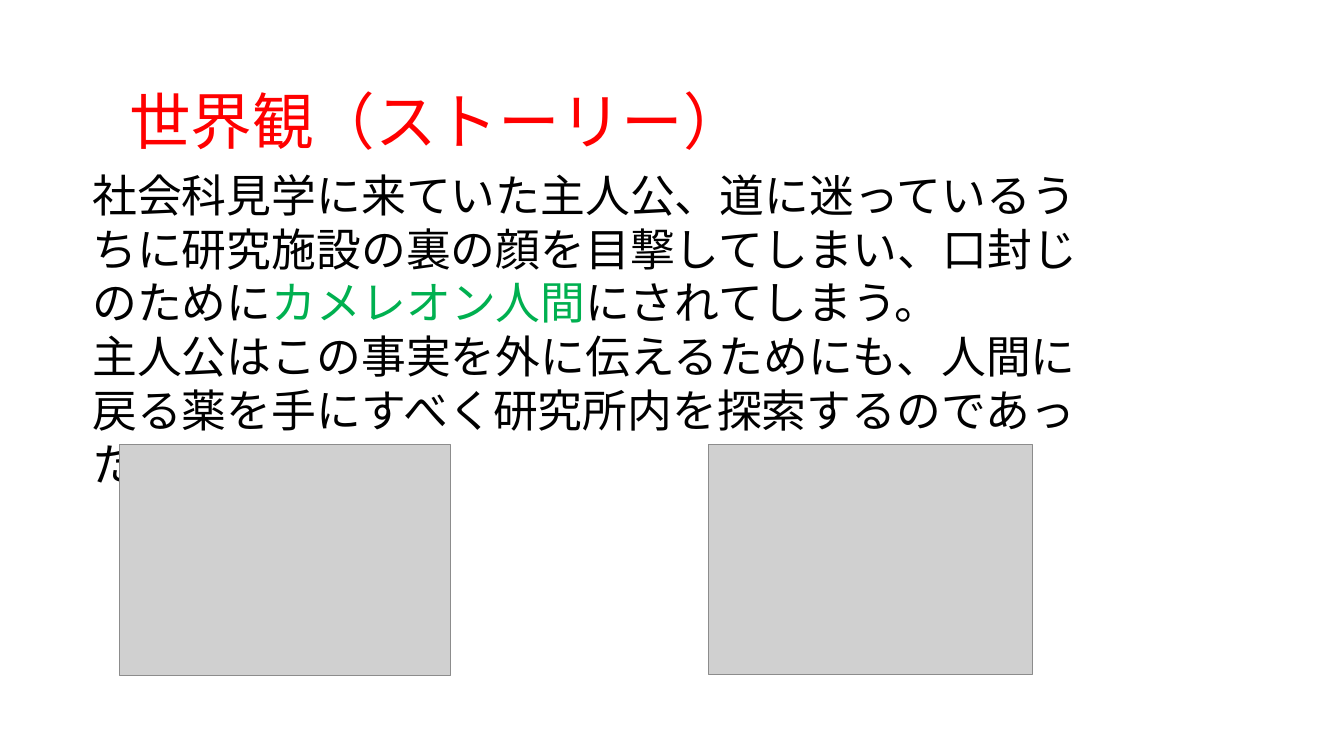
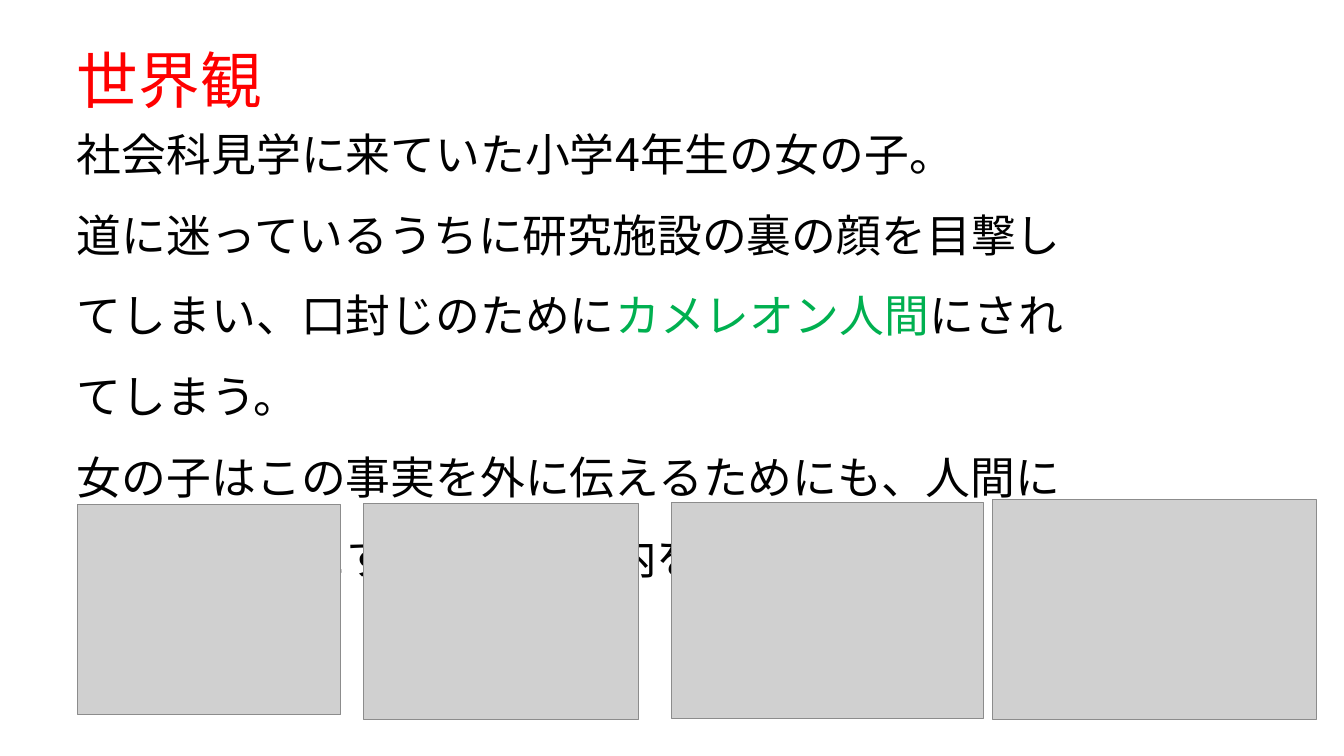
Before and after one commit to 1601323/Gameproject, a slide deck: slide 2 of ヴィリレオン.pptx. Drawn at 1344x756 pixels with LibreOffice and Linux fonts; fonts in the diff are those of the drawing; grey boxes stand for pictures. Boxes give left, top, right and bottom in pixels: in the first picture for what was removed or moved away, otherwise in the second. Text is boxed around its words. In the diff, an @@ line names an element or a change of style, - is before the commit and + after.

```diff
--- a/ヴィリレオン.pptx
+++ b/ヴィリレオン.pptx
@@ text at bbox=[77, 51, 262, 108]: text changed; font Calibri to Noto Sans CJK JP @@
-世界観（ストーリー）
+世界観
@@ text at bbox=[77, 133, 1063, 586]: text changed; font Calibri to Noto Sans CJK JP @@
-社会科見学に来ていた主人公、道に迷っているうちに研究施設の裏の顔を目撃してしまい、口封じのためにカメレオン人間にされてしまう。
-主人公はこの事実を外に伝えるためにも、人間に戻る薬を手にすべく研究所内を探索するのであった・・・。
+社会科見学に来ていた小学4年生の女の子。
+道に迷っているうちに研究施設の裏の顔を目撃してしまい、口封じのためにカメレオン人間にされてしまう。
+女の子はこの事実を外に伝えるためにも、人間に戻る薬を手にすべく研究所内を探索します。
@@ picture added at bbox=[78, 504, 341, 715] @@
@@ picture added at bbox=[364, 503, 639, 719] @@
@@ picture: place and size @@
-picture at bbox=[119, 445, 450, 676]
+picture at bbox=[673, 503, 984, 719]
@@ picture: place and size @@
-picture at bbox=[709, 445, 1033, 675]
+picture at bbox=[992, 500, 1317, 720]
```
Also in this commit, not shown: 3 other slides changed, 5 slides added, 1 slide removed.
